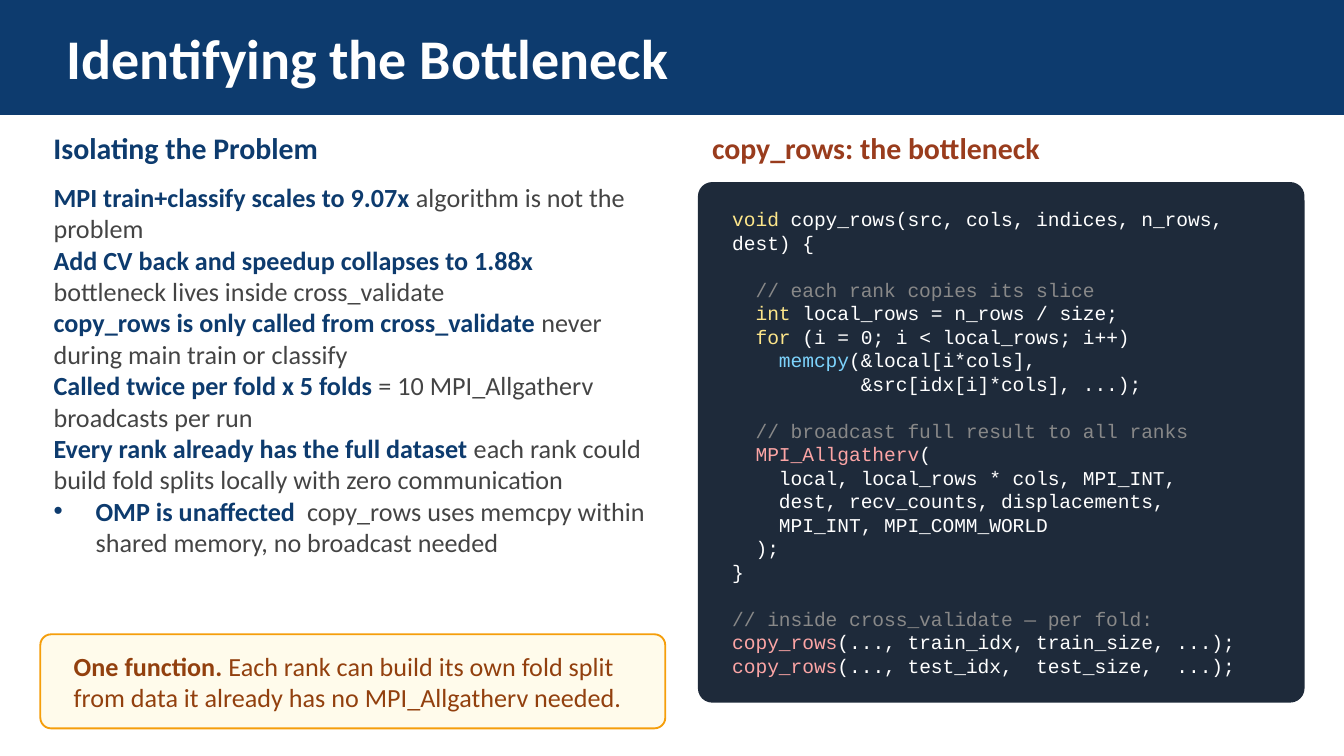
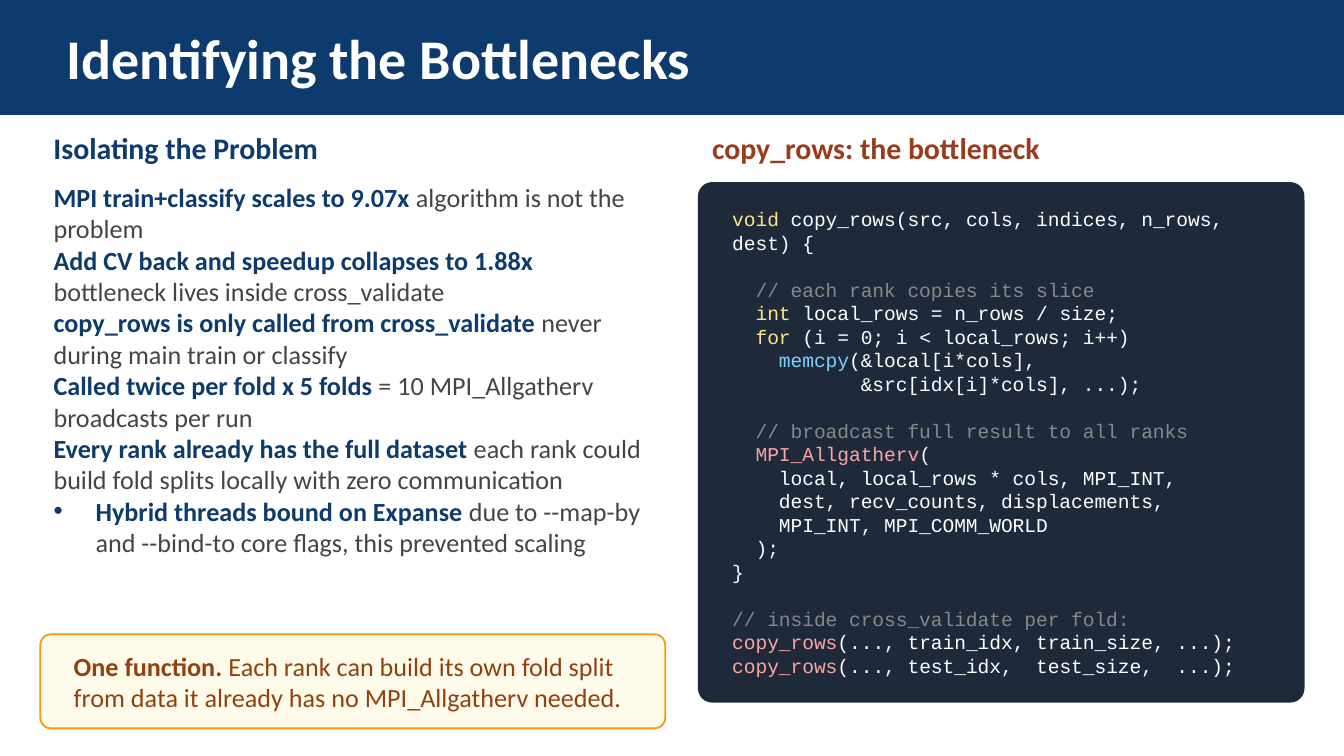
Before and after one commit to jhffmn82/IT388_parallel_processing_bayesian_classifier, a slide deck: slide 15 of IT388_ParallelNaiveBayes_Final.pptx. Drawn at 1344x756 pixels with LibreOffice and Linux fonts; fonts in the diff are those of the drawing. Boxes give left, top, right and bottom in pixels: in the first picture for what was removed or moved away, otherwise in the second. Text is boxed around its words. In the diff, an @@ line names an element or a change of style, - is before the commit and + after.

```diff
--- a/IT388_ParallelNaiveBayes_Final.pptx
+++ b/IT388_ParallelNaiveBayes_Final.pptx
@@ text at [67,39,690,89]: text changed @@
-Identifying the Bottleneck
+Identifying the Bottlenecks
@@ text at [54,188,641,557]: text changed @@
-• MPI train+classify scales to 9.07x algorithm is not the problem
-  Add CV back and speedup collapses to 1.88x bottleneck lives inside cross_validate
-  copy_rows is only called from cross_validate never during main train or classify
-  Called twice per fold x 5 folds = 10 MPI_Allgatherv broadcasts per run
-  Every rank already has the full dataset each rank could build fold splits locally with zero communication
-  OMP is unaffected copy_rows uses memcpy within shared memory, no broadcast needed
+• MPI train+classify scales to 9.07x algorithm is not the problem
+  Add CV back and speedup collapses to 1.88x bottleneck lives inside cross_validate
+  copy_rows is only called from cross_validate never during main train or classify
+  Called twice per fold x 5 folds = 10 MPI_Allgatherv broadcasts per run
+  Every rank already has the full dataset each rank could build fold splits locally with zero communication
+  Hybrid threads bound on Expanse due to --map-by and --bind-to core flags, this prevented scaling
@@ text at [732,213,1223,677]: text changed @@
-void copy_rows(src, cols, indices, n_rows, dest) {
-// each rank copies its slice
-int local_rows = n_rows / size;
-for (i = 0; i < local_rows; i++)
-memcpy(&local[i*cols],
-&src[idx[i]*cols], ...);
-// broadcast full result to all ranks
-MPI_Allgatherv(
-local, local_rows * cols, MPI_INT,
-dest, recv_counts, displacements,
-MPI_INT, MPI_COMM_WORLD
-);
-}
-// inside cross_validate — per fold:
-copy_rows(..., train_idx, train_size, ...);
-copy_rows(..., test_idx, test_size, ...);
+void copy_rows(src, cols, indices, n_rows, dest) {
+// each rank copies its slice
+int local_rows = n_rows / size;
+for (i = 0; i < local_rows; i++)
+memcpy(&local[i*cols],
+&src[idx[i]*cols], ...);
+// broadcast full result to all ranks
+MPI_Allgatherv(
+local, local_rows * cols, MPI_INT,
+dest, recv_counts, displacements,
+MPI_INT, MPI_COMM_WORLD
+);
+}
+// inside cross_validate per fold:
+copy_rows(..., train_idx, train_size, ...);
+copy_rows(..., test_idx, test_size, ...);
```
Also in this commit, not shown: 7 other slides changed, 4 other files.
